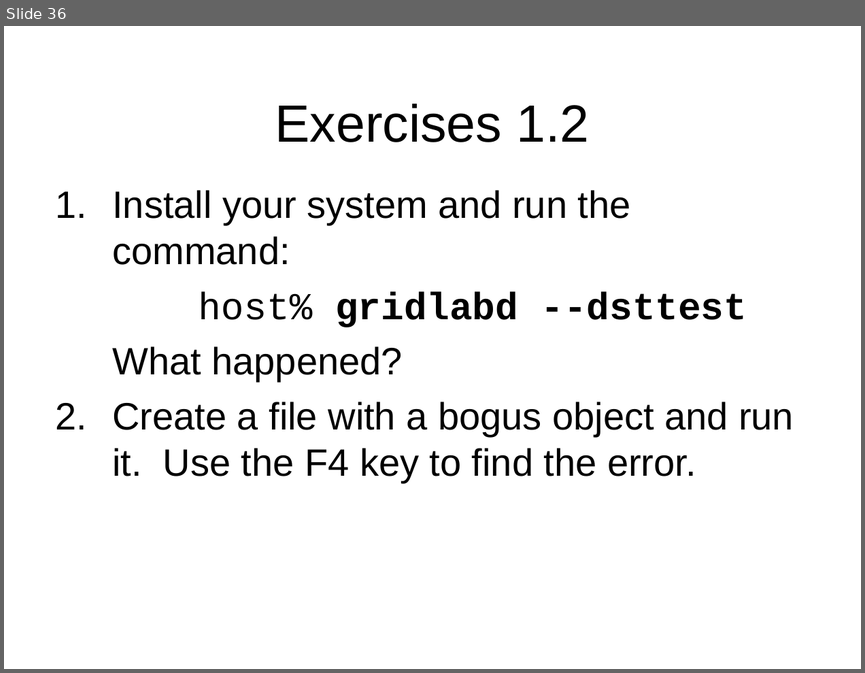
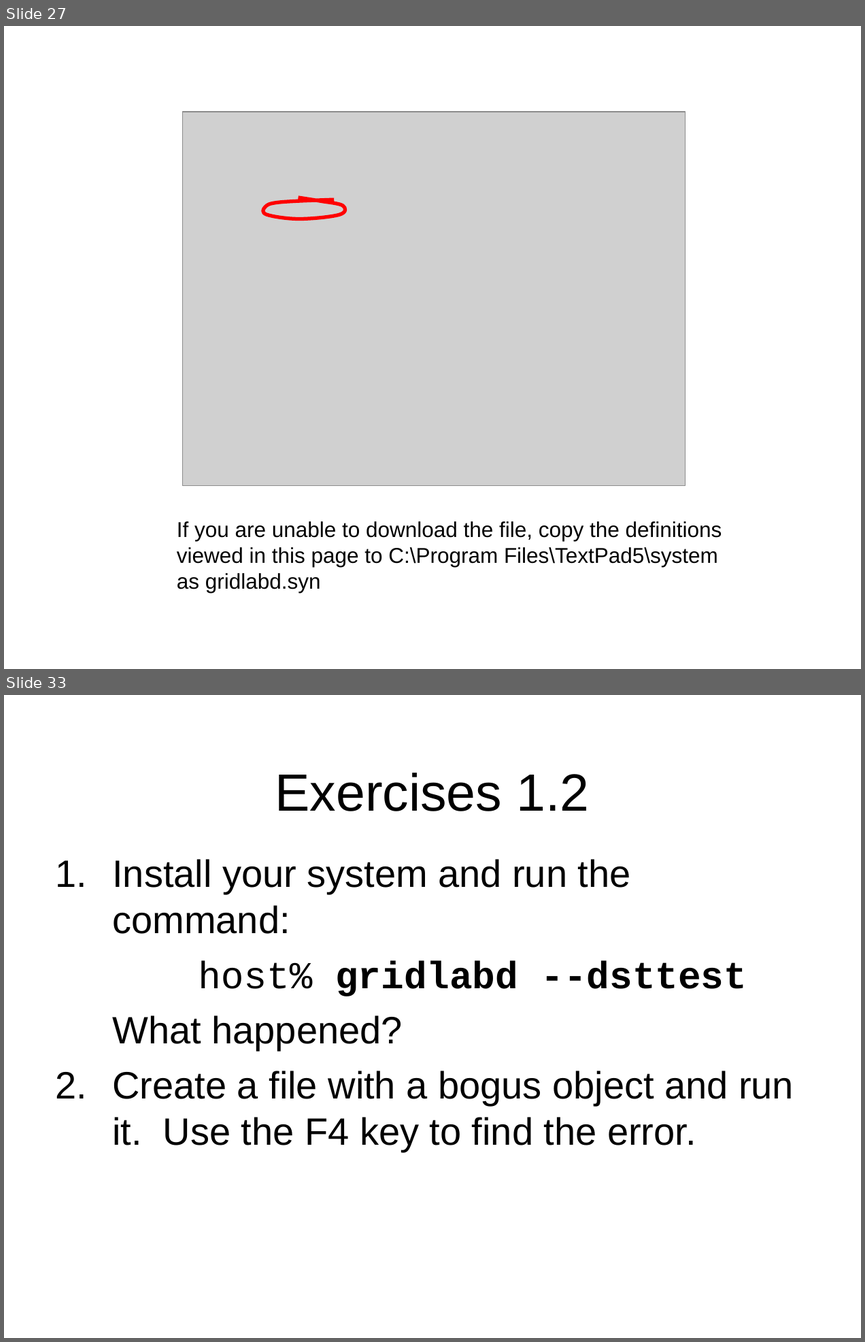
Before and after one commit to gridlab-d/course, a slide deck: 1.2 - Installing GridLAB-D.pps. Shown one above the other, each under a label of ours: slide 36 before the commit, slides 27 and 33 after it; the slides between them are not shown. The pictures are 865x673 and 865x1342 pixels, drawn with LibreOffice and Linux fonts; fonts in the diff are those of the drawing; grey boxes stand for pictures; background and template pictures are left out. Boxes give left, top, right and bottom in pixels: in the first picture for what was removed or moved away, otherwise in the second. Text is boxed around its words. In the diff, an @@ line names an element or a change of style, - is before the commit and + after.

```diff
--- a/1.2 - Installing GridLAB-D.pps
+++ b/1.2 - Installing GridLAB-D.pps
@@ slide 27 added at (x1=4, y1=26, x2=861, y2=669), background picture (left out) @@
@@ picture added at (x1=182, y1=112, x2=684, y2=485) @@
@@ freeform shape added at (x1=261, y1=197, x2=347, y2=219), outline #FF0000 3 pt @@
@@ text added at (x1=177, y1=521, x2=722, y2=592), 18 pt, text #000000 @@
+If you are unable to download the file, copy the definitions viewed in this page to C:\Program Files\TextPad5\system as gridlabd.syn
@@ what was slide 36 is now slide 33 @@
```
Also in this commit, not shown: 4 slides changed, 8 other slides added, 12 slides removed.
